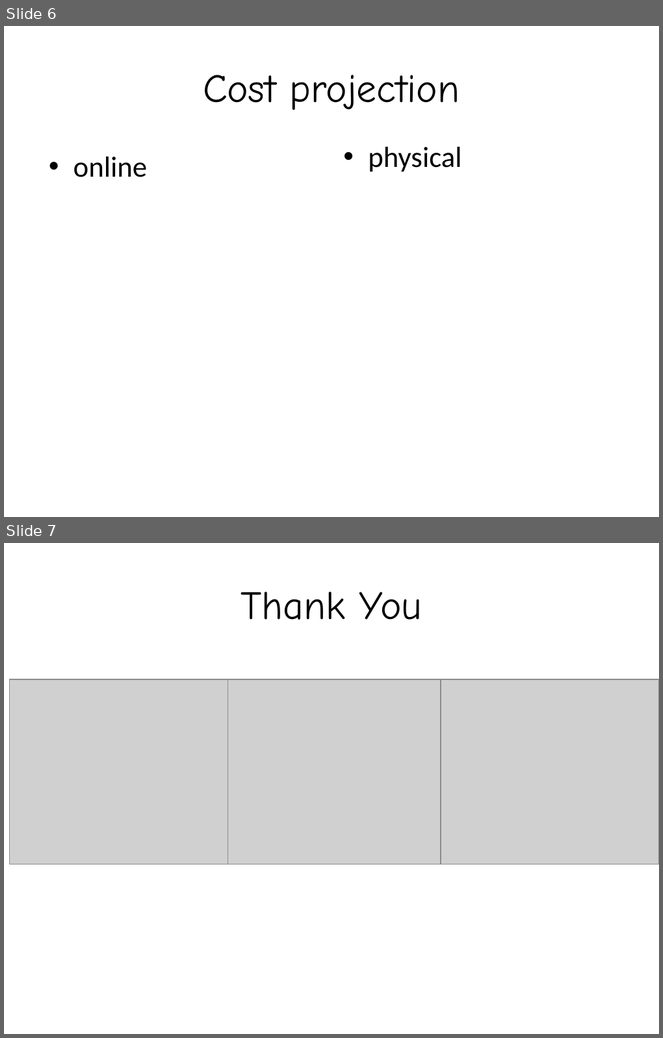
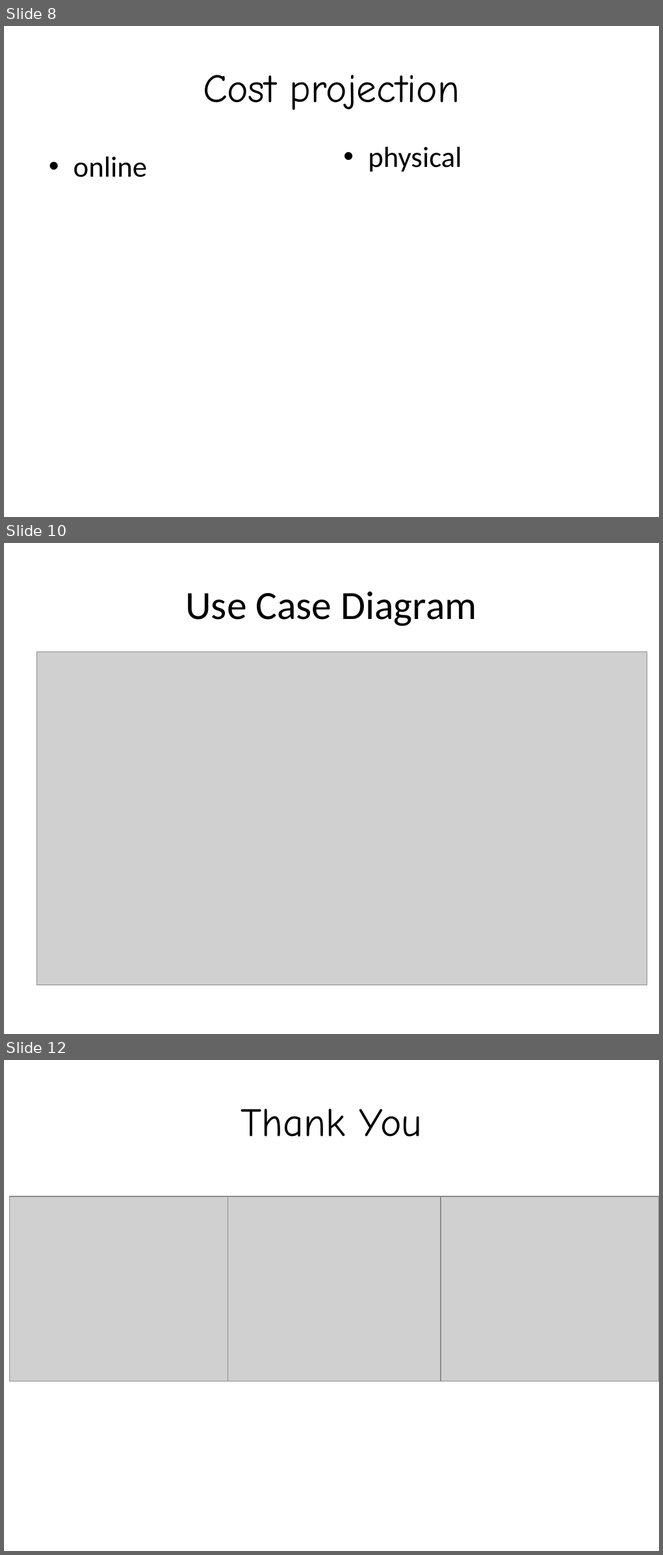
Before and after one commit to panduwcksn/MPPL-D-E08-Elmart, a slide deck: Draft PPT MPPL E.pptx. Shown one above the other, each under a label of ours: slides 6 and 7 before the commit, slides 8, 10 and 12 after it; the slides between them are not shown. The pictures are 663x1038 and 663x1555 pixels, drawn with LibreOffice and Linux fonts; fonts in the diff are those of the drawing; grey boxes stand for pictures; background and template pictures are left out. Boxes give left, top, right and bottom in pixels: in the first picture for what was removed or moved away, otherwise in the second. Text is boxed around its words. In the diff, an @@ line names an element or a change of style, - is before the commit and + after.

```diff
--- a/Draft PPT MPPL E.pptx
+++ b/Draft PPT MPPL E.pptx
@@ slide 10 added at [4, 543, 659, 1034], background picture (left out) @@
@@ title added at [185, 591, 477, 626], 44 pt, text #000000 @@
+Use Case Diagram
@@ picture added at [36, 652, 648, 985] @@
@@ what was slide 6 is now slide 8 @@
@@ what was slide 7 is now slide 12 @@
```
Also in this commit, not shown: 4 slides changed, 3 other slides added, 1 other file.
